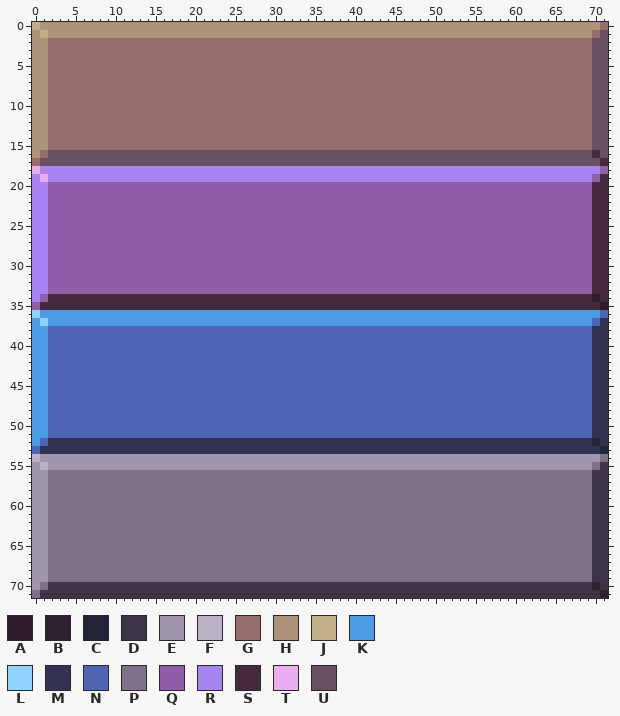
Two versions of one pixel-art file, games/Phaser-Snake-Game/public/assets/sprites/UI_MenuPanel_9Slice.aseprite. The first picture shows the starting point.
72x72 pixels, 1 frame.
Palette (. is transparent): A #2e1b2c  B #2e222f  C #212537  D #3e3546  E #a096ac  F #b9b3c4  G #966c6c  H #ab947a  J #bfae88  K #4d9be6  L #8fd3ff  M #323353  N #4d65b4  P #7f708a  Q #905ea9  R #a884f3  S #45293f  T #eaaded  U #694f62
The same view after the edit:
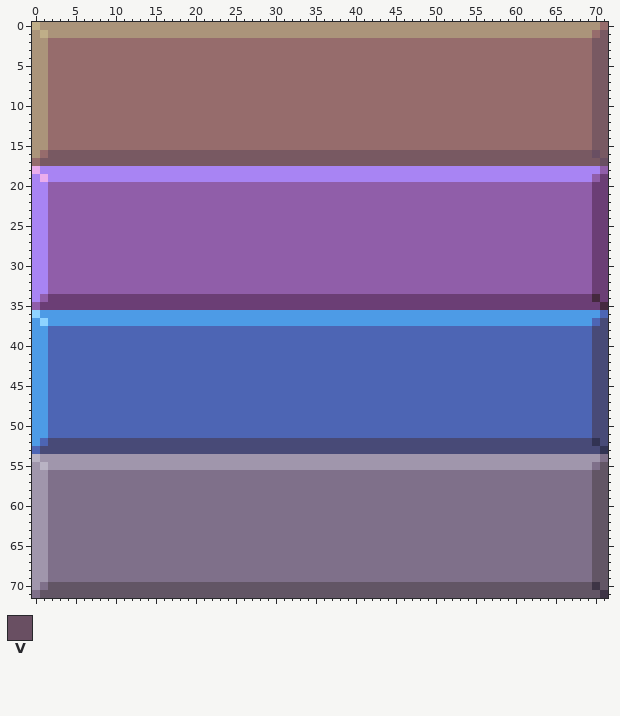
Colours new in this view: V #694f62
The edit:
colour A: #2e1b2c -> #45293f
colour B: #2e222f -> #3e3546
colour C: #212537 -> #323353
colour D: #3e3546 -> #625565
colour M: #323353 -> #484a77
colour S: #45293f -> #6b3e75
colour U: #694f62 -> #785962
y 16: x 70 S -> V
y 17: x 71 S -> V
